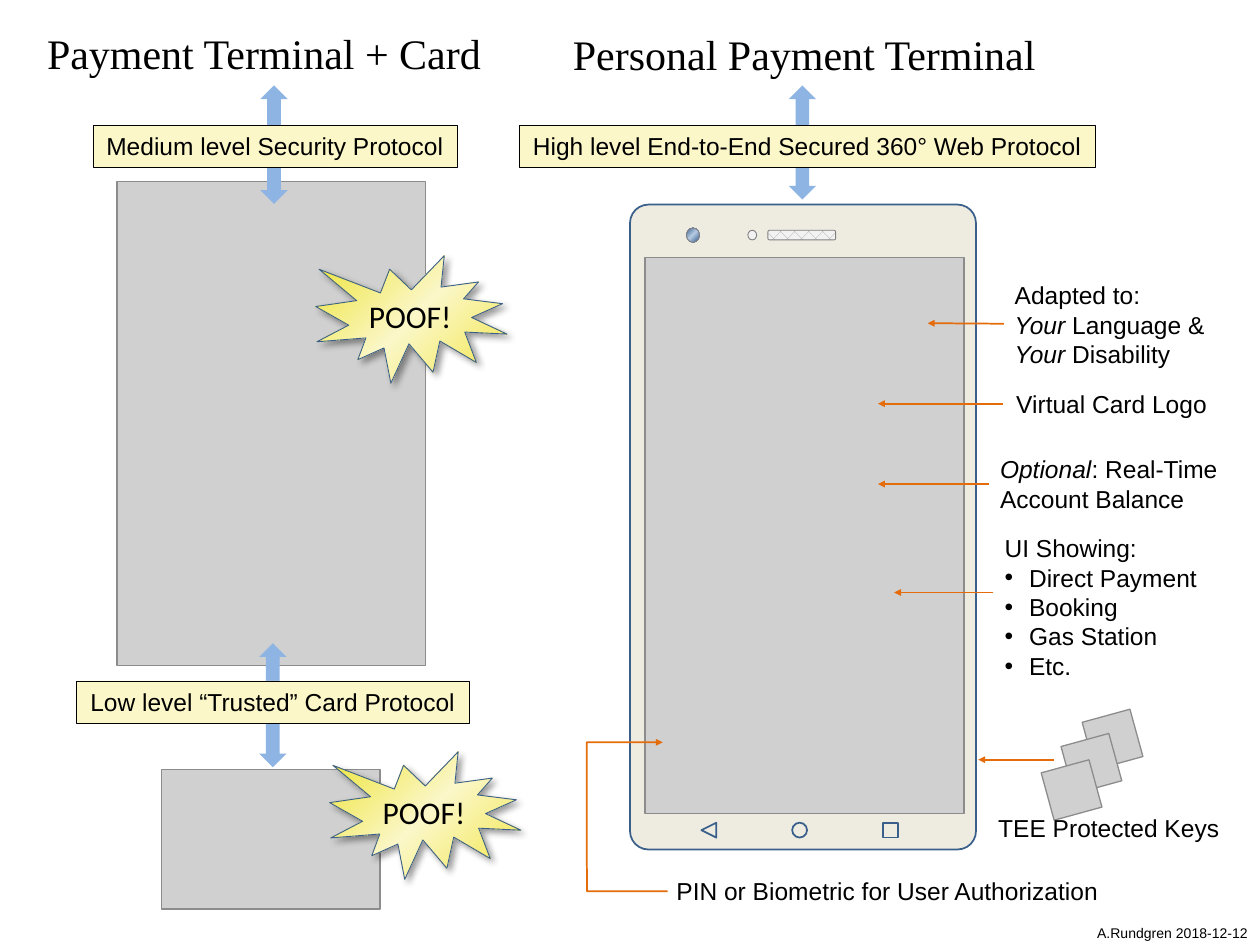
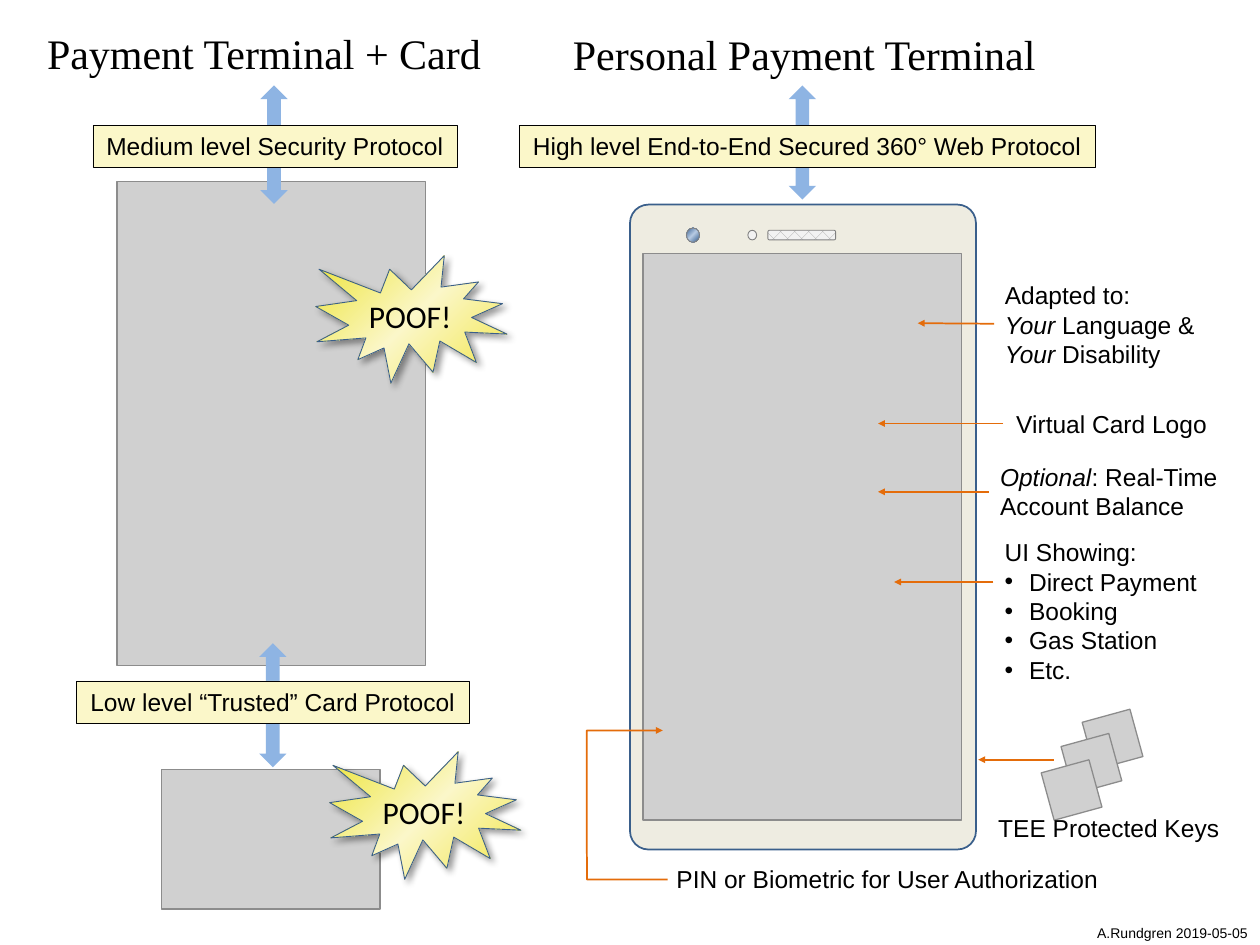
Before and after one commit to cyberphone/doc, a slide deck: slide 1 of saturn/personal-payment-terminal.pptx. Drawn at 1260x945 pixels with LibreOffice and Linux fonts; fonts in the diff are those of the drawing; grey boxes stand for pictures. Boxes give left, top, right and bottom in pixels: in the first picture for what was removed or moved away, otherwise in the second. Text is boxed around its words. In the diff, an @@ line names an element or a change of style, - is before the commit and + after.

Commit message:
Personal Payment Terminal

```diff
--- a/saturn/personal-payment-terminal.pptx
+++ b/saturn/personal-payment-terminal.pptx
@@ picture: place and size @@
-picture at [645, 257, 964, 813]
+picture at [643, 253, 961, 820]
@@ text "Adapted to: Your Language & ...": place and size @@
-text "Adapted to: Your Language & ..." at [1015, 286, 1181, 368]
+text "Adapted to: Your Language & ..." at [1005, 286, 1171, 368]
@@ arrow moved from (1004, 324) - (927, 324) to (994, 324) - (917, 324) @@
@@ text "Virtual Card Logo": place and size @@
-text "Virtual Card Logo" at [1016, 395, 1207, 418]
+text "Virtual Card Logo" at [1016, 415, 1207, 438]
@@ arrow moved from (1003, 403) - (878, 403) to (1003, 423) - (878, 423) @@
@@ 2 texts, 1 arrow: place and size @@
-2 texts, 1 arrow at [878, 460, 1217, 676]
+2 texts, 1 arrow at [878, 468, 1217, 680]
@@ 1 text, 1 arrow, 1 freeform shape: place and size @@
-1 text, 1 arrow, 1 freeform shape at [587, 592, 1097, 901]
+1 text, 1 arrow, 1 freeform shape at [587, 582, 1097, 889]
@@ triangle removed at [702, 823, 717, 838] @@
@@ ellipse removed at [793, 823, 808, 838] @@
@@ rectangle removed at [883, 823, 898, 838] @@
@@ text at [1097, 928, 1248, 941]: text changed @@
-A.Rundgren 2018-12-12
+A.Rundgren 2019-05-05
```
Also in this commit, not shown: 1 other file.
